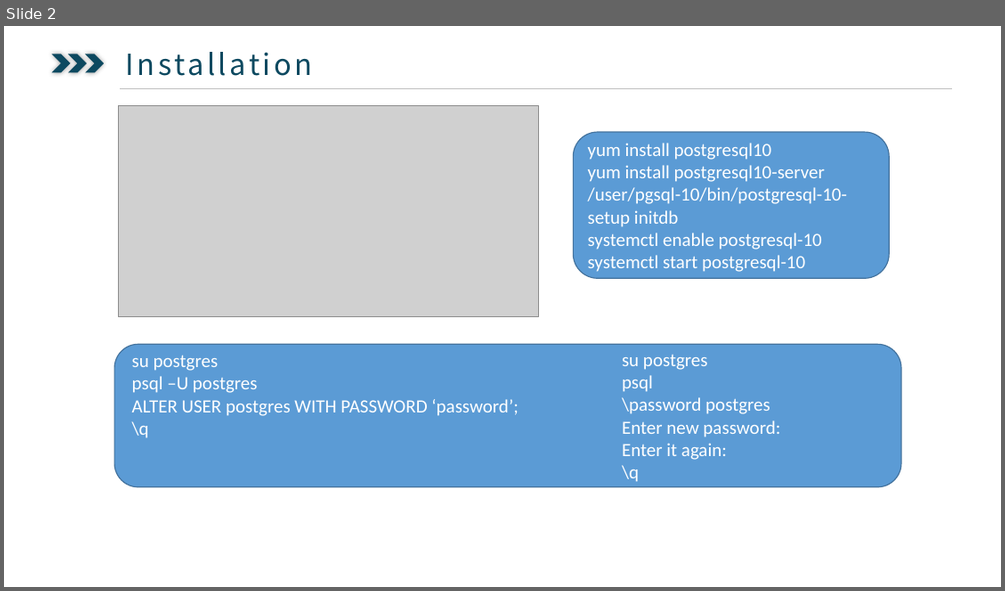
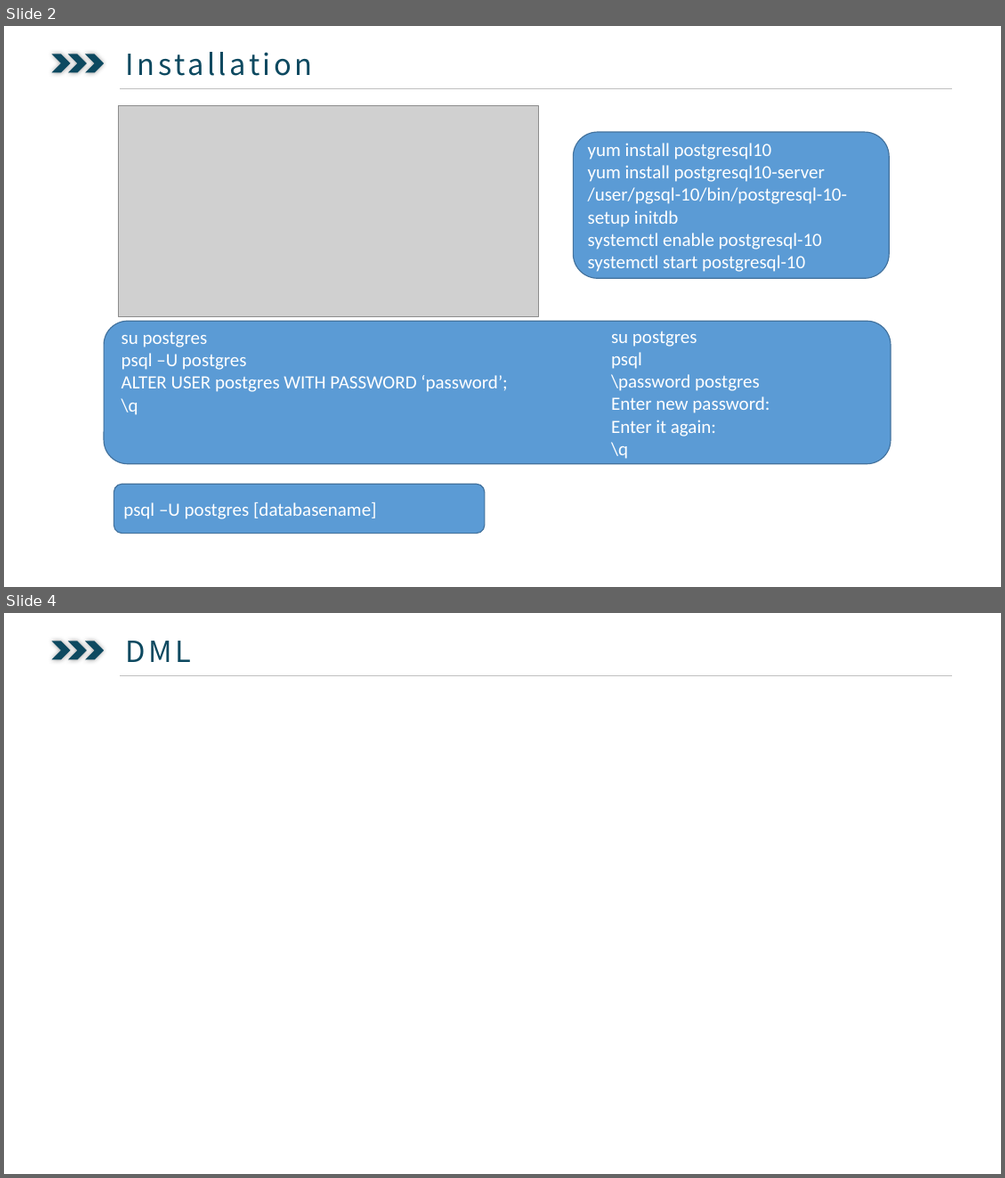
Before and after one commit to ysglyl/ppts, a slide deck: postgresql.pptx. Shown one above the other, each under a label of ours: slide 2 before the commit, slides 2 and 4 after it; the slides between them are not shown. The pictures are 1005x591 and 1005x1178 pixels, drawn with LibreOffice and Linux fonts; fonts in the diff are those of the drawing; grey boxes stand for pictures. Boxes give left, top, right and bottom in pixels: in the first picture for what was removed or moved away, otherwise in the second. Text is boxed around its words. In the diff, an @@ line names an element or a change of style, - is before the commit and + after.

```diff
--- a/postgresql.pptx
+++ b/postgresql.pptx
@@ slide 4 added at (4,613,1001,1174), background #FFFFFF @@
@@ chevron added at (52,641,71,659), fill #0D4960 @@
@@ chevron added at (68,641,87,659), fill #0D4960 @@
@@ chevron added at (86,641,105,659), fill #0D4960 @@
@@ text added at (126,641,192,662), 28 pt, text #0D4960 @@
+  DML
@@ line added from (120, 675) to (952, 675), #BFBFBF 0.5 pt @@
@@ slide 2 changed as well @@
@@ 2 texts, 1 rounded rectangle: place and size @@
-2 texts, 1 rounded rectangle at (114,344,901,487)
+2 texts, 1 rounded rectangle at (104,321,890,464)
@@ rounded rectangle added at (114,483,485,533), fill #5B9BD5, outline #43739E 1 pt, 18 pt, text #FFFFFF @@
+psql –U postgres [databasename]
```
Also in this commit, not shown: 3 other slides added, 2 slides removed, 3 other files.
